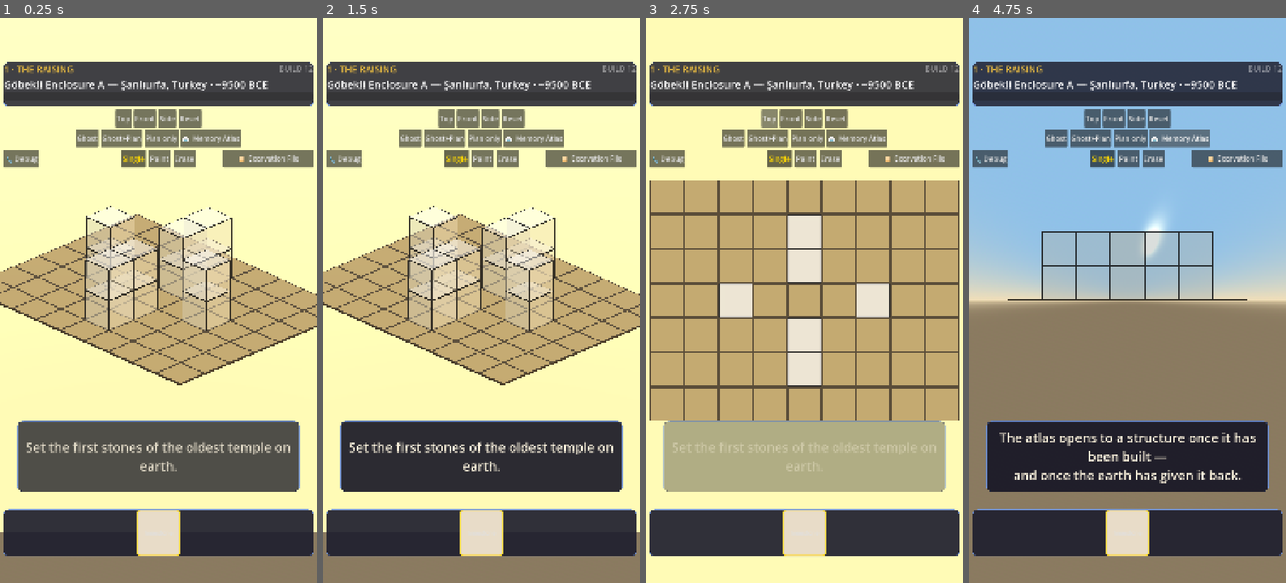
Above: before the commit, frames 1-4 (left to right).
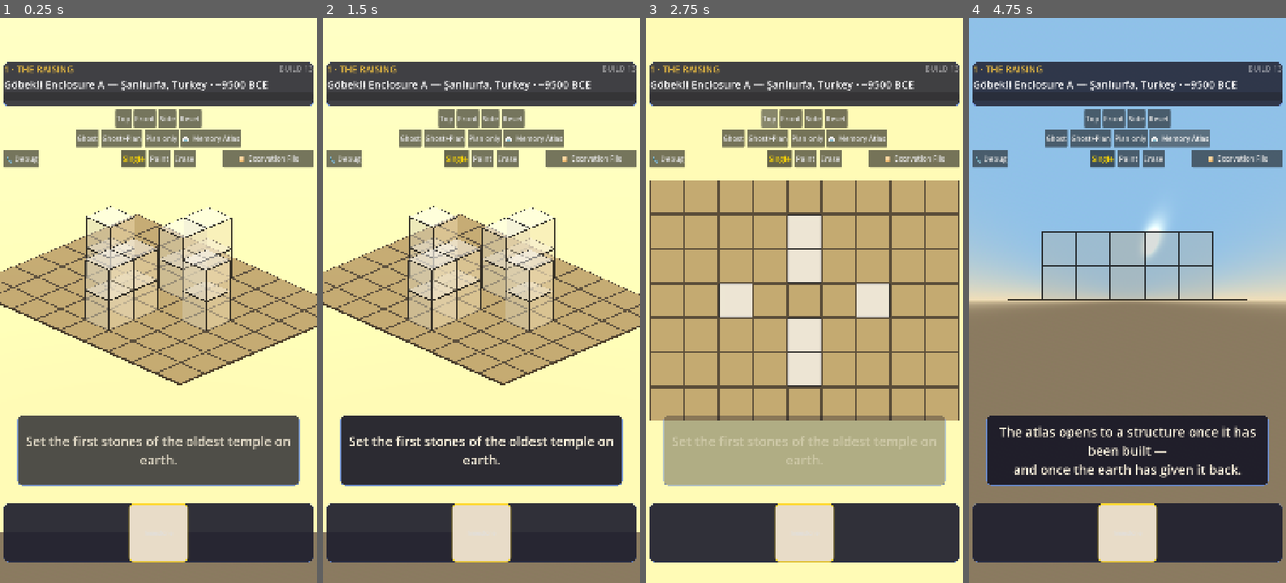
Above: after the commit, the same moments.

Repository: shivdulipati/historical-voxel-builder
Game: Godot game, scene res://slice/mastaba_slice.tscn
Two runs of this game, one before a commit and one after it. Both use one fixed random seed, a clock stepped at 60 frames per second and the inputs below. This scene is started directly instead of the project's main scene.
Inputs:
- Up to frame 1 (0.25 s): no input
- Up to frame 2 (1.5 s): click "Single" at 0.5 s; click "Single" at 1.25 s
- Up to frame 3 (2.75 s): click "Top" at 2 s
- Up to frame 4 (4.75 s): click "Front" at 2.75 s; click "Side" at 3.5 s; click "📖 Memory Atlas" at 4.25 s

The runs differ from the first frame. In frame 1, 6.4% of the frame differs, in the area x 1-99%, y 8-97%; in frame 2, 6.5%; in frame 3, 5.5%; in frame 4, 7.4%.

Commit message:
BUILD 13: bigger bottom tray + rotation-locked tray zone; backlog file (playtest round).
- Tray enlarged (200px tall, full width) and swatch/piece buttons grown to
  200x108 so drag-from-tray is more forgiving.
- Any touch that presses inside the tray is locked against camera orbit:
  a finger aiming for a swatch that lands on tray margin no longer spins
  the scene. Lock tracks the touch index from press to release; pinch-zoom
  and block drags unaffected.
- docs/BACKLOG.md: parked discussions — Excavation File improvement/cut,
  UI & HUD review, and the next-phase art-assets + Magicavoxel front.

Diff:
--- a/new-game-project/slice/mastaba_slice.gd
+++ b/new-game-project/slice/mastaba_slice.gd
@@ -9,7 +9,7 @@
 const PIECES = preload("res://slice/pieces.gd")
 
 ## Build number shown in HUD + reflected in the export preset version.
-const BUILD_NO := 12
+const BUILD_NO := 13
 
 enum Beat { RAISING, RESTORATION, DECAY, EXCAVATION }
 enum Scaffold { GHOST, GHOST_PARTIAL, PLAN_ONLY }
@@ -25,8 +25,8 @@
 ## iPhone notch safe-area: all top UI starts below this (design px, portrait 1080x1920).
 const SAFE_TOP := 150.0
 ## Bottom tray sits clear of the home indicator / app-switcher gesture zone.
-const TRAY_BOTTOM := -90.0
-const TRAY_TOP := -250.0
+const TRAY_BOTTOM := -70.0
+const TRAY_TOP := -270.0
 
 var current_beat: Beat = Beat.RAISING
 var scaffold_mode: Scaffold = Scaffold.GHOST
@@ -60,6 +60,10 @@
 var _touch_points := {}
 var _last_pinch_distance := 0.0
 var _last_pan_midpoint := Vector2.ZERO
+## Touch indices that pressed inside the bottom tray: their drags must NEVER
+## orbit the camera (a finger aiming for a swatch may land on tray margin).
+var _tray_locked_touches := {}
+var _tray: PanelContainer
 var _default_cam_rot := Vector3(-0.45, 0.8, 0.0)
 var _is_orbiting := false
 
@@ -502,6 +506,7 @@
 	tray.offset_bottom = TRAY_BOTTOM
 	tray.add_theme_stylebox_override("panel", _panel_style(Color(0.12, 0.12, 0.18, 0.92)))
 	root.add_child(tray)
+	_tray = tray
 
 	_swatch_box = HBoxContainer.new()
 	_swatch_box.alignment = BoxContainer.ALIGNMENT_CENTER
@@ -1354,7 +1359,7 @@
 	_current_swatch = _palette[0]
 	for color_name in _palette:
 		var btn := Button.new()
-		btn.custom_minimum_size = Vector2(150, 96)
+		btn.custom_minimum_size = Vector2(200, 108)
 		btn.text = color_name.replace("_", " ")
 		btn.add_theme_font_size_override("font_size", 20)
 		var sb := StyleBoxFlat.new()
@@ -1379,7 +1384,7 @@
 	var beat_no := current_beat + 1
 	for pd in _st.get("beat_pieces", {}).get(beat_no, []):
 		var pbtn := Button.new()
-		pbtn.custom_minimum_size = Vector2(170, 96)
+		pbtn.custom_minimum_size = Vector2(200, 108)
 		pbtn.text = PIECES.pieces()[pd["id"]]["name"]
 		pbtn.add_theme_font_size_override("font_size", 20)
 		var sb := StyleBoxFlat.new()
@@ -1654,16 +1659,22 @@
 	if event is InputEventScreenTouch:
 		if event.pressed:
 			_touch_points[event.index] = event.position
+			# A press inside the bottom tray never becomes a camera-orbit
+			# drag, even if it misses every swatch (margin touches happen).
+			if _tray and _tray.get_global_rect().has_point(event.position):
+				_tray_locked_touches[event.index] = true
 		else:
 			_touch_points.erase(event.index)
+			_tray_locked_touches.erase(event.index)
 			_last_pinch_distance = 0.0
 			_last_pan_midpoint = Vector2.ZERO
 
 	# One-finger drag orbits the camera — the DEFAULT rotate gesture, always
 	# available except while a block/piece owns a finger (drag from tray,
-	# long-press pickup, armed tray finger). Magnetic snap into perfect
-	# Top / Front / Side views (~5° margin) is retained.
-	if event is InputEventScreenDrag and _touch_points.size() <= 1 and not _any_block_grabbing():
+	# long-press pickup, armed tray finger) or the finger pressed in the tray.
+	# Magnetic snap into perfect Top / Front / Side views (~5° margin) stays.
+	if event is InputEventScreenDrag and _touch_points.size() <= 1 \
+			and not _any_block_grabbing() and not _tray_locked_touches.has(event.index):
 		var drag := event as InputEventScreenDrag
 		_pivot.rotation.y -= drag.relative.x * 0.005
 		_pivot.rotation.x = clampf(_pivot.rotation.x - drag.relative.y * 0.005, -PI / 2.0, 0.02)
Not shown, added: docs/BACKLOG.md
